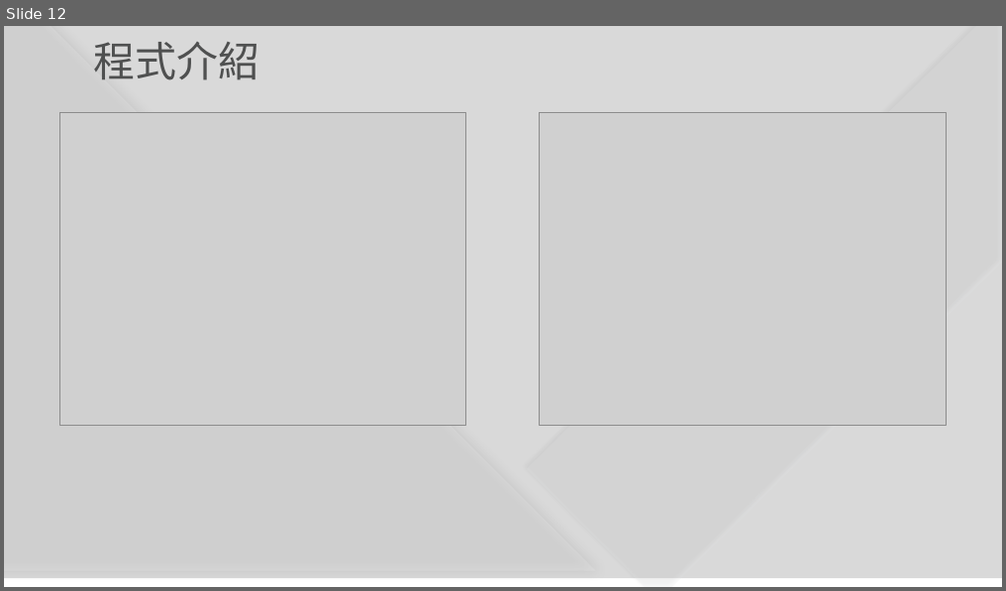
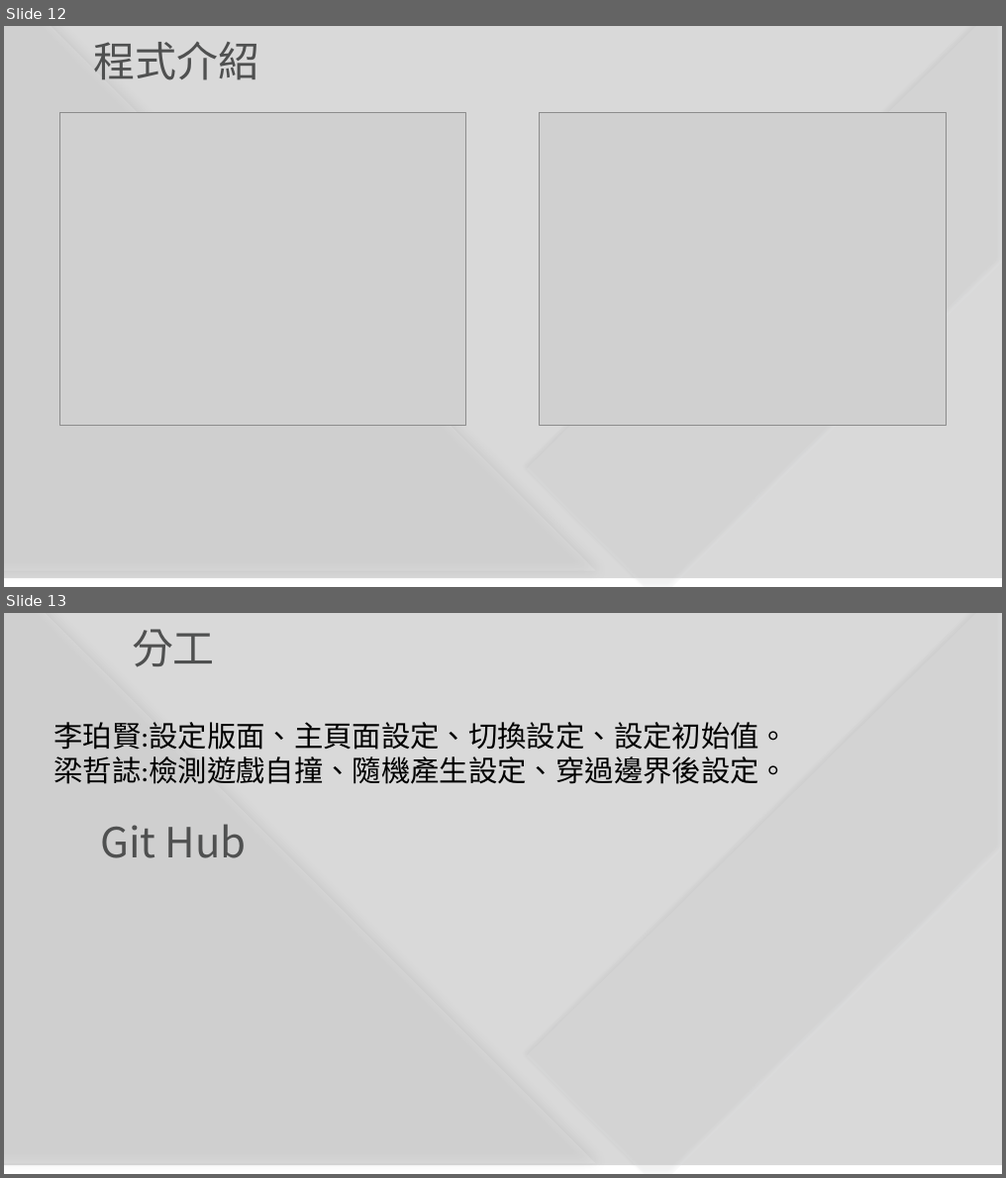
Before and after one commit to asd346119/Snake, a slide deck: 期末程式報告.pptx. Shown one above the other, each under a label of ours: slide 12 before the commit, slides 12 and 13 after it. The pictures are 1006x591 and 1006x1178 pixels, drawn with LibreOffice and Linux fonts; fonts in the diff are those of the drawing; grey boxes stand for pictures. Boxes give left, top, right and bottom in pixels: in the first picture for what was removed or moved away, otherwise in the second. Text is boxed around its words. In the diff, an @@ line names an element or a change of style, - is before the commit and + after.

```diff
--- a/期末程式報告.pptx
+++ b/期末程式報告.pptx
@@ slide 13 added at (4,613,1002,1174), background #FFFFFF; not listed: 1 template element that a slide beside it also shows @@
@@ rectangle added at (4,613,1002,1165), fill #D9D9D9 @@
@@ freeform shape added at (4,613,596,1164), fill #F2F2F2 at 20% opacity @@
@@ text added at (132,629,215,667), 40 pt, text #4F5050 @@
+分工
@@ freeform shape added at (527,613,1002,1174), fill #E5E6E7 at 20% opacity @@
@@ text added at (54,722,788,784), 28 pt, text #000000 @@
+李珀賢:設定版面、主頁面設定、切換設定、設定初始值。
+梁哲誌:檢測遊戲自撞、隨機產生設定、穿過邊界後設定。
@@ text added at (100,824,247,859), 40 pt, text #4F5050 @@
+Git Hub
```
Also in this commit, not shown: 2 slides changed.
